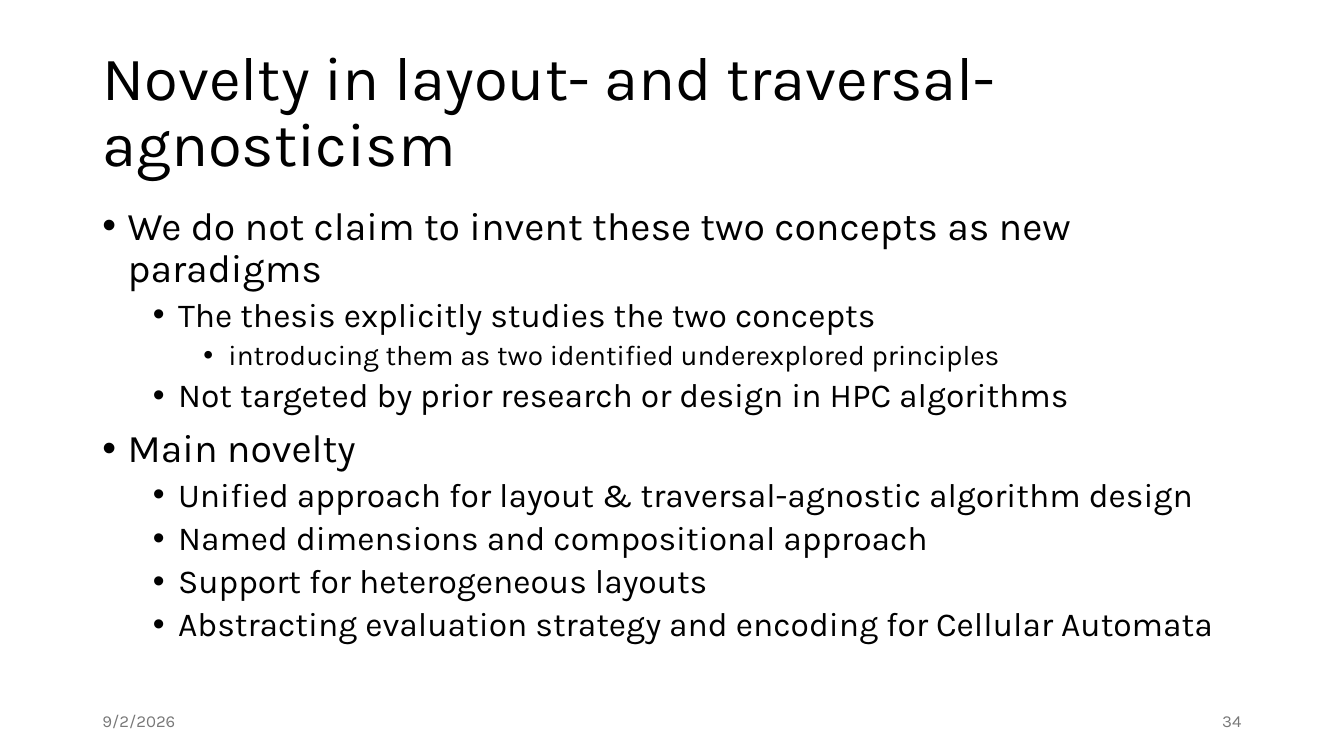
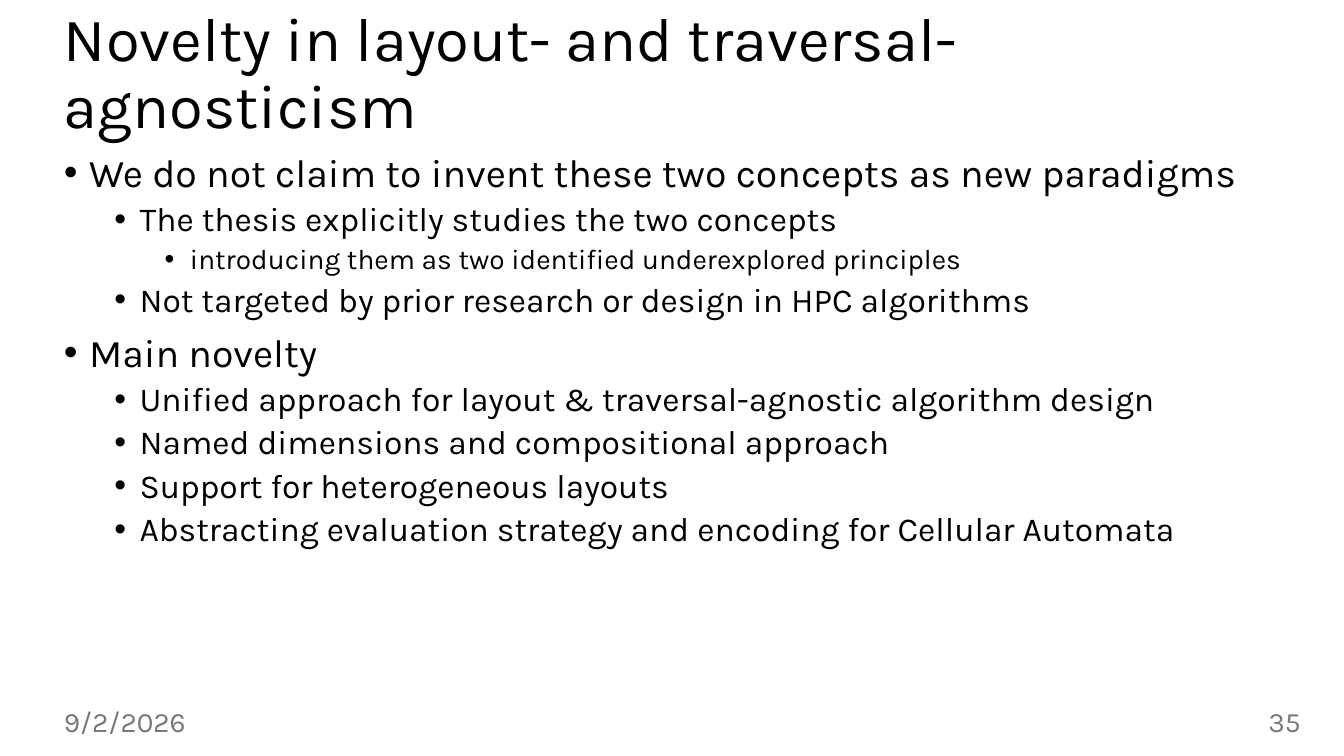
Before and after one commit to jiriklepl/phd-thesis, a slide deck: slide 35 of slides/Optimizing Memory Layouts and Traversal Orders in High-Performance Computing.pptx (slide 34 before the commit). Drawn at 1344x756 pixels with LibreOffice and Linux fonts; fonts in the diff are those of the drawing. Boxes give left, top, right and bottom in pixels: in the first picture for what was removed or moved away, otherwise in the second. Text is boxed around its words. In the diff, an @@ line names an element or a change of style, - is before the commit and + after.

```diff
--- a/slides/Optimizing Memory Layouts and Traversal Orders in High-Performance Computing.pptx
+++ b/slides/Optimizing Memory Layouts and Traversal Orders in High-Performance Computing.pptx
@@ title "Novelty in layout- and traversal-agnosticism": place and size @@
-title "Novelty in layout- and traversal-agnosticism" at <box>102,57,995,181</box>
+title "Novelty in layout- and traversal-agnosticism" at <box>64,18,957,143</box>
@@ text "We do not claim to ..." rewrapped from <box>128,213,1213,645</box> to <box>89,160,1236,550</box> @@
@@ text "9/2/2026": place and size @@
-text "9/2/2026" at <box>102,715,175,728</box>
+text "9/2/2026" at <box>64,711,186,734</box>
@@ text "9/2/2026" at <box>64,711,186,734</box>: size 12 to 20 pt @@
@@ page number at <box>1268,714,1300,733</box>: text changed; size 12 to 20 pt @@
-34
+35
```
Also in this commit, not shown: 37 other slides changed, 1 slide added.
